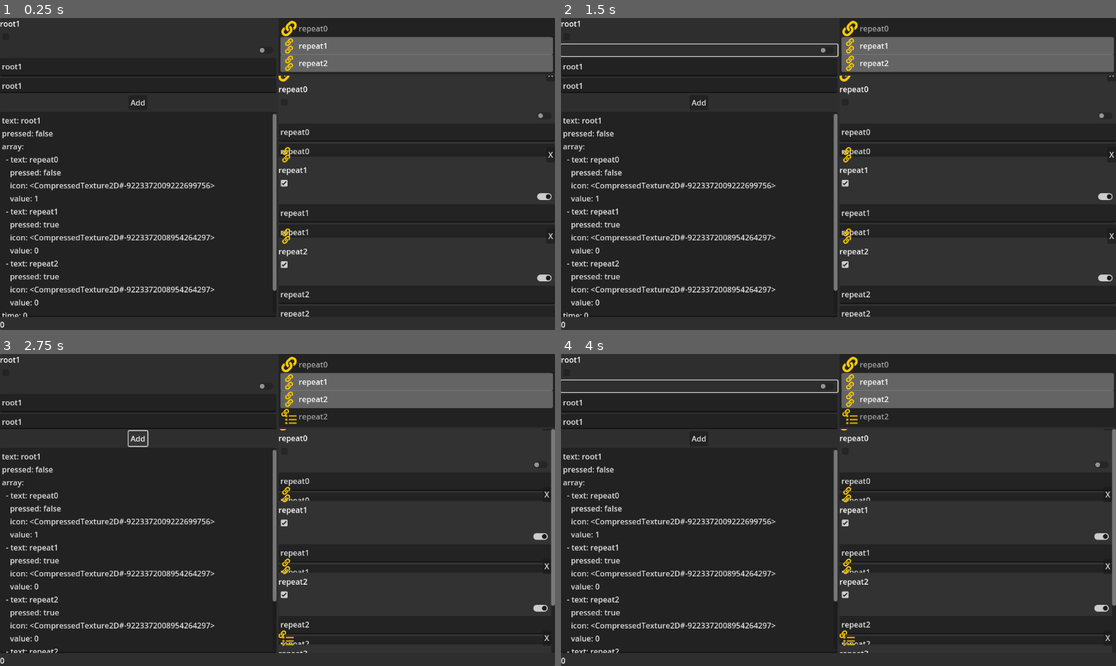
Above: before the commit, frames 1-4 (two rows, left to right).
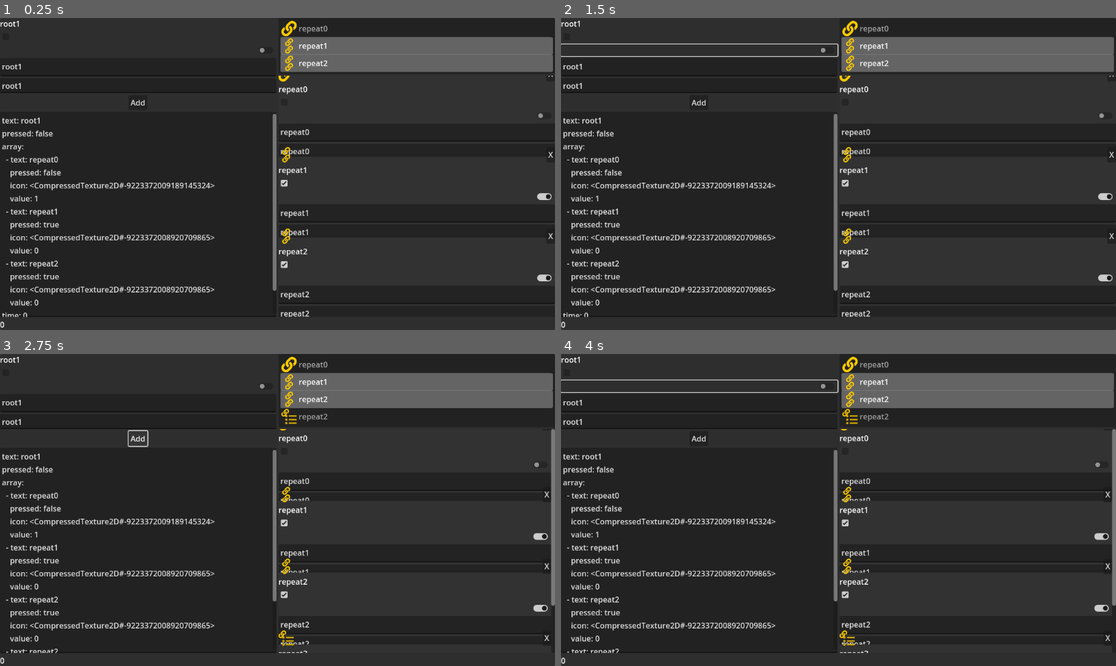
Above: after the commit, the same moments.

Repository: jamie-pate/godot-control-data-binds
Game: Godot game, scene res://Main.tscn
Two runs of this game, one before a commit and one after it. Both use one fixed random seed, a clock stepped at 60 frames per second and the inputs below.
Inputs (mouse positions are in pixels of both pictures, inside the frame that each line leads up to):
- Up to frame 1 (0.25 s): no input
- Up to frame 2 (1.5 s): click (699, 36) at 0.52 s; click (699, 49) at 1.27 s
- Up to frame 3 (2.75 s): click "Add" at 2 s
- Up to frame 4 (4 s): click (699, 372) at 2.77 s; click (699, 385) at 3.52 s

The runs differ from the first frame. In frame 1, 0.2% of the frame differs, in the area x 30-38%, y 52-88%; in frame 2, 0.2%; in frame 3, 0.2%; in frame 4, 0.2%.

Commit message:
Add CI workflow

Diff:
--- a/RootModel.gd
+++ b/RootModel.gd
@@ -8,6 +8,7 @@
 var time: String
 var icon: Texture = null
 
+
 func array_callable():
 	return array
 
--- a/tests/test_bind_repeat.gd
+++ b/tests/test_bind_repeat.gd
@@ -8,13 +8,12 @@
 	add_child_autoqfree(repeated_control_host)
 
 	# not sure why this takes 2 frames to call the deferred method
-	await RenderingServer.frame_post_draw
-	await RenderingServer.frame_post_draw
+	await wait_frames(1)
 
 	assert_eq(repeated_control_host.get_child_count(), 0)
 	repeated_control_host.model.append("text")
 	DataBindings.detect_changes()
-	await RenderingServer.frame_post_draw
+	await wait_frames(1)
 	assert_eq(repeated_control_host.get_child_count(), 1)
 	var label = repeated_control_host.get_child(0)
 	assert_eq(label.text if label else null, "text")
Not shown: 1 places in Example.tscn that only renumber resources
Not shown, added: tests/.gutconfig.json
Not shown, added: .github/workflows/ci.yaml
Not shown, changed: .gitmodules
